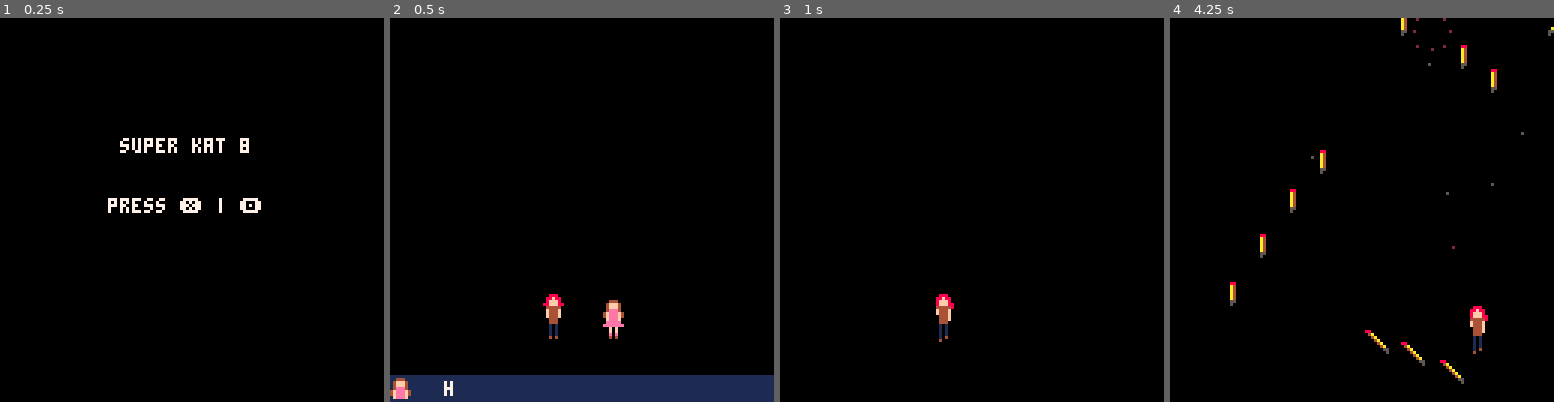
Above: before the commit, frames 1-4 (left to right).
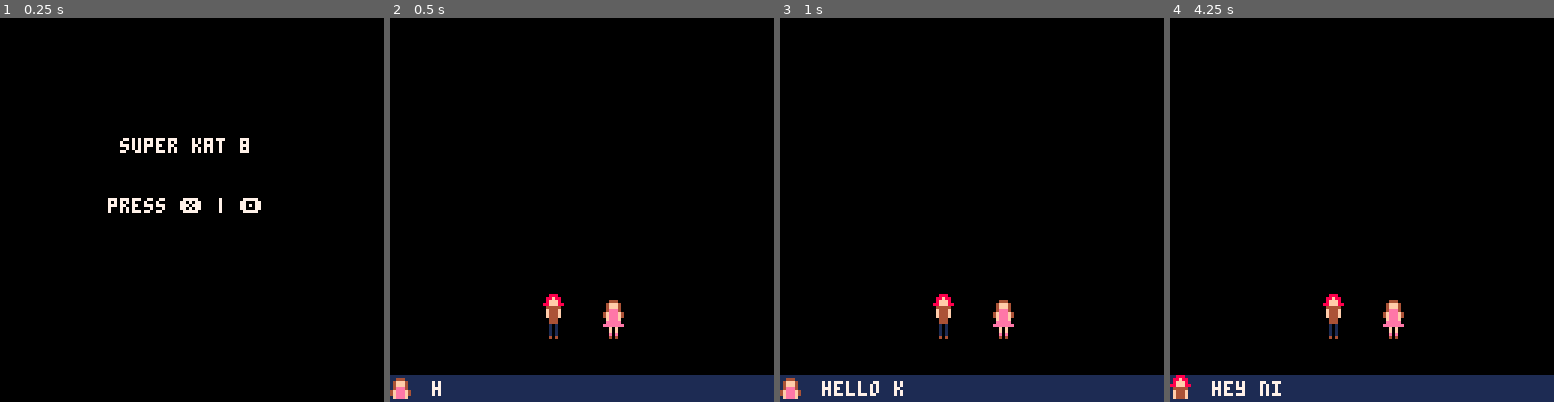
Above: after the commit, the same moments.

Repository: nsatragno/pico8-carts
Game: PICO-8 cartridge super_kat_8/super_kat_8.p8
The game is run twice, just before and just after one commit, with the same random seed, the same clock (stepped at 60 frames per second) and the same inputs.
Inputs:
- Up to frame 1 (0.25 s): no input
- Up to frame 2 (0.5 s): tap X (X key) at 0.33 s
- Up to frame 3 (1 s): tap O (Z key) at 0.7 s
- Up to frame 4 (4.25 s): tap X (X key) at 1.07, 1.85, 2.97, 4.08 s; hold Right 1.6-2.1 s; tap O (Z key) every 0.4 s from 1.7 to 4.1 s; hold Up 2.15-2.42 s; hold Right 2.47-3.03 s; hold Left 3.08-3.58 s; hold Down 3.63-3.97 s; hold Right from 4.02 s (still down)

Frame 1 is identical in both runs. In frame 2, 0.1% of the frame differs, in the area x 10-17%, y 94-99%; in frame 3, 7.4%; in frame 4, 9.0%, in the area x 0-100%, y 0-100%.

Commit message:
Finish game?

Diff:
--- a/super_kat_8/super_kat_8.p8
+++ b/super_kat_8/super_kat_8.p8
@@ -402,7 +402,7 @@
    x = 56,
    y = -30,
    spawn = "tablet",
-   offset = 10,
+   offset = 5,
   },
  }
 
@@ -427,6 +427,15 @@
    end
    self.ticks += 1
    self.current_message = sub(self.messages[1].text, 0, self.ticks / 5)
+   if self.ticks % 5 == 0 and self.ticks < #self.messages[1].text * 5 then
+    if self.messages[1].sprite == 0 then
+     sfx(0)
+    elseif self.messages[1].sprite == 32 then
+     sfx(1)
+    elseif self.messages[1].sprite == 68 then
+     sfx(2)
+    end
+   end
    if self.ticks / 5 > #self.messages[1].text + 30
     and not self.messages[1].persistent then
     self.ticks = 0
@@ -439,7 +448,7 @@
     return
    end
    rectfill(0, 119, 127, 127, 1)
-   print(self.current_message, 18, 121, 7)
+   print(self.current_message, 14, 121, 7)
    spr(self.messages[1].sprite, 0, 119, 1, 1)
   end,  -- dialog:draw
  }
@@ -471,6 +480,7 @@
  if player.state != "alive" then
   return
  end
+ sfx(4)
  player.state = "dead"
  player.respawn_cd = 200
  for s = 0.25, 1, 0.25 do
@@ -500,6 +510,7 @@
 end
 
 function explode(target)
+ sfx(4)
  for i = 0, 8 do
   add(particles, {
    x = target.x,
@@ -513,6 +524,7 @@
 end
 
 function shoot(from, to, speed)
+ sfx(7)
  d = normalize(to.x - from.x, to.y - from.y)
  add(bullets, {
   x = from.x,
@@ -612,8 +624,7 @@
   dialog:update()
  end
  if state == "intro" then
-  -- todo comment out btnp to disallow skipping intro
-  if #dialog.messages == 0 or btnp(❎) or btnp(🅾️ ) then
+  if #dialog.messages == 0 then
    state = "game"
    dialog.messages = {}
    nina.state = "hide"
@@ -715,6 +726,7 @@
     x = player.x,
     y = player.y - 1
    })
+   sfx(6)
   end
   player.x = mid(0, player.x, 127)
   player.y = mid(0, player.y, 127)
@@ -741,6 +753,7 @@
     cd = flr(rnd(30)) + 120,
    })
   elseif event.spawn == "pencil" then
+   sfx(3)
    add(pencils, {
     x = event.x,
     y = event.y,
@@ -819,6 +832,7 @@
    if collides(shot, brush_rect) then
     del(shots, shot)
     brush.dmg = true
+    sfx(5)
     brush.hp -= 1
     if brush.hp <= 0 then
      explode(brush)
@@ -864,7 +878,7 @@
   tablet.dmg = false
 
   if tablet.state == "entering" and tablet.y >= 20 then
-   tablet.hp = 10
+   tablet.hp = 50
    tablet.state = "fighting"
    tablet.pencil.state = "follow"
    tablet.pencil.fun = 15
@@ -899,8 +913,11 @@
     del(shots, shot)
     if tablet.state == "fighting" then
      tablet.dmg = true
+     sfx(5)
      tablet.hp -= 1
      if tablet.hp <= 0 then
+      bullets = {}
+      player.state = "alive"
       tablet.state = "dead"
       tablet.pencil.state = "dead"
       tablet.cd = 200
@@ -937,6 +954,14 @@
      },
      {
       text = "now we can snuggle!",
+      sprite = 32,
+     },
+     {
+      text = "trying to tell me something?",
+      sprite = 0,
+     },
+     {
+      text = "yes, to tell you that",
       sprite = 32,
      },
      {
Not shown, changed: the thumbnail (__label__) section of super_kat_8/super_kat_8.p8
Not shown, changed: the sound effects (__sfx__) section of super_kat_8/super_kat_8.p8
